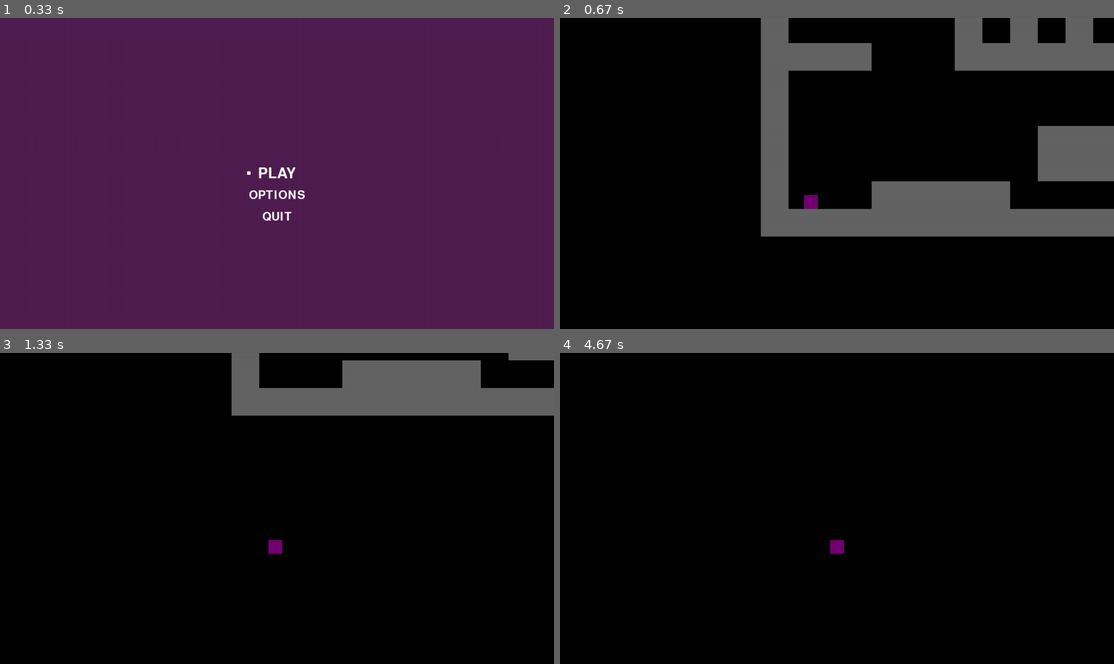
Above: before the commit, frames 1-4 (two rows, left to right).
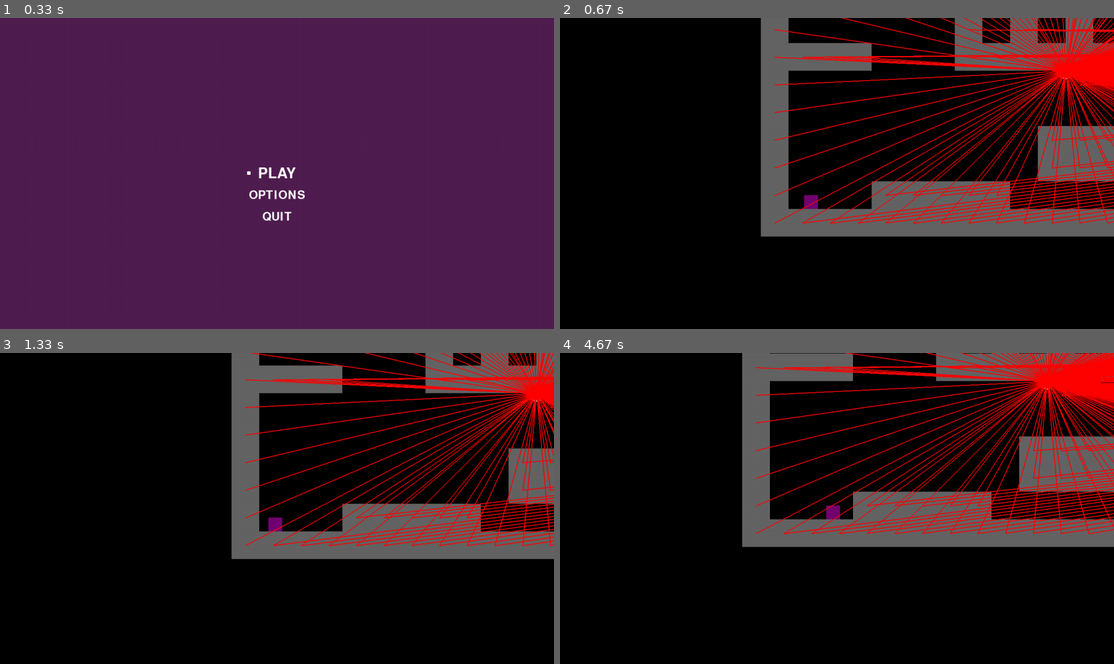
Above: after the commit, the same moments.

Repository: ssilatel/pygame-platformer
Game: pygame game, started from main.py
Same seed, same stepped clock (60 frames per second), same inputs: the game is played once before the commit and once after it.
Inputs:
- Up to frame 1 (0.33 s): no input
- Up to frame 2 (0.67 s): tap Space at 0.33 s
- Up to frame 3 (1.33 s): hold R 0.67-1.13 s; hold Up 0.67-1.13 s; tap A at 1.17 s
- Up to frame 4 (4.67 s): hold Up 1.5-1.97 s; hold Right 2-2.47 s; hold Left 2.5-3.03 s; hold Up 3.5-3.87 s; hold Right 3.9-4.53 s; hold Left from 4.57 s (still down)

Frame 1 is identical in both runs. In frame 2, 10% of the frame differs, in the area x 38-100%, y 0-67%; in frame 3, 22%; in frame 4, 24%, in the area x 32-100%, y 0-65%.

Commit message:
Add files via upload

Diff:
--- a/main.py
+++ b/main.py
@@ -14,7 +14,22 @@
 game_map = e.load_map("test_map.txt")
 dirt_img = pygame.Surface((TILE_SIZE, TILE_SIZE))
 dirt_img.fill((100, 100, 100))
-player = e.Player(100, 900, TILE_SIZE // 2, TILE_SIZE // 2)
+player = e.Player(100, 864, TILE_SIZE // 2, TILE_SIZE // 2)
+
+class Watcher:
+    def __init__(self, x, y):
+        self.center = (x, y)
+        self.image = pygame.draw.circle(screen, (200, 200, 200), (x * TILE_SIZE - scroll[0], y * TILE_SIZE - scroll[1]), 20, 0, False, False, True, True)
+
+    def watch(self, tile_list):
+        for tile in tile_list:
+            if (self.center[0] - tile.center[0] < 5) and (self.center[1] - tile.center[1] < 5):
+                pygame.draw.line(screen, (255, 0, 0), (self.center[0] * TILE_SIZE - scroll[0], self.center[1] * TILE_SIZE - scroll[1]), (tile.center[0] - scroll[0], tile.center[1] - scroll[1]), 2)
+
+def restart():
+    player.rect.x = 100
+    player.rect.y = 864
+    player.movement = [0, 0]
 
 def game_loop():
     mode = "prod"
@@ -38,12 +53,10 @@
                     player.moving_right = True
                 if (event.key == pygame.K_UP or event.key == pygame.K_w or event.key == pygame.K_SPACE):
                     if player.air_timer < 6 and not player.jumping:
-                        player.y_momentum -= 20
+                        player.y_momentum -= 21
                         player.jumping = True
                 if event.key == pygame.K_r:
-                    player.rect.x = 100
-                    player.rect.y = 900
-                    player.movement = [0, 0]
+                    restart()
                 if event.key == pygame.K_TAB:
                     if mode == "prod":
                         mode = "debug"
@@ -61,12 +74,16 @@
         scroll[1] += (player.rect.y - scroll[1] - ((SCREEN_HEIGHT // 2) - (TILE_SIZE // 4))) // 10
 
         tile_rects = []
+        watchers = []
         y = 0
         for row in game_map:
             x = 0
             for tile in row:
                 if tile == "1":
                     screen.blit(dirt_img, (x * TILE_SIZE - scroll[0], y * TILE_SIZE - scroll[1]))
+                if tile == "2":
+                    new_watcher = Watcher(x, y)
+                    watchers.append(new_watcher)
                 if tile != "0":
                     tile_rects.append(pygame.Rect(x * TILE_SIZE, y * TILE_SIZE, TILE_SIZE, TILE_SIZE))
                 x += 1
@@ -74,6 +91,11 @@
 
         player.update(tile_rects, mode, screen, scroll)
         player.draw(screen, scroll)
+
+        for w in watchers:
+            w.watch(tile_rects)
+
+        print(tile_rects[0], watchers[0].center[0], watchers[0].center[1])
 
         pygame.display.update()
         clock.tick(60)
--- a/test_map.txt
+++ b/test_map.txt
@@ -1,15 +1,15 @@
 11111111111111111111111111111111111111111111111111111111111111111
 10000000000000000000000000000000000000000000000000000000000000001
-10000000000000000000000000000000000000000000000000000000000000001
-10000000000000000000000000000000000000000000000000000000000000001
+10000000000000000000000000000000000000100000000000000000000000001
+10000000000000000000000000000000000000100000000000000000000000001
 10000000000001100100100100100111111111111111111111100000000000001
 10000000000101100000000000000000000000000000000011100000000000001
 10000000010101100000000000000000000000000000000011111111100000001
 10000001010101100000000000000000000000000000000011111111100000001
-11110001111111100000000000000000000000000000000000111111111111001
-10000000000000000000000000000000000000000000000000000000000000011
-10000000000000000000000000001111111001001001001100000000000001111
-10000000001111000000000001001111111001001001001110000000000111111
+11110001111111100000000000000000000000000000000000000200111111001
+10000000000200000000000000000000000000000000000000000000000000011
+10000000000000000000000000001111111001001001001100011110000001111
+10000000001111000000000001001111111001001001001110011110000111111
 10000000001111000000001001001111111001001001001111000000011111111
 10001111100000011111001001001111111001001001001111111111111111111
 11111111111111111111111111111111111111111111111111111111111111111
